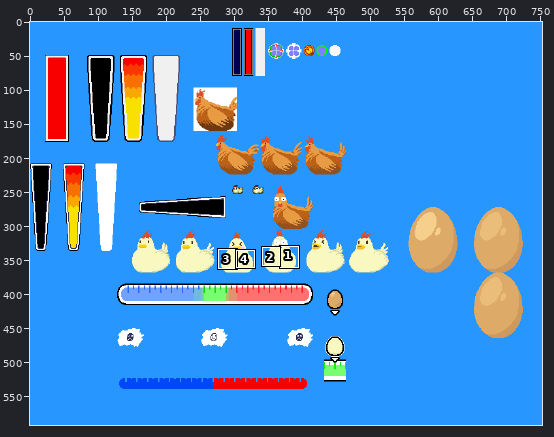
Two versions of one sprite sheet, assets/images/sprites_p.png. The picture above shows the old version from afar; the outline marks the close-up.
Close-up. The starting point:
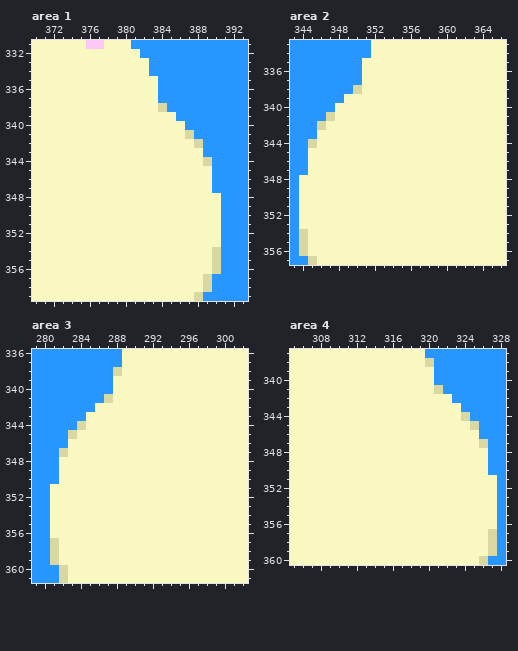
The file is 752x592 pixels. Colours within 5 levels of each other are drawn and written as one. Shown: area 1: x 370..393, y 331..359; area 2: x 343..366, y 333..357; area 3: x 279..302, y 336..361; area 4: x 305..328, y 337..360. The commit also changed other parts of the picture, which this record leaves out.
Once edited:
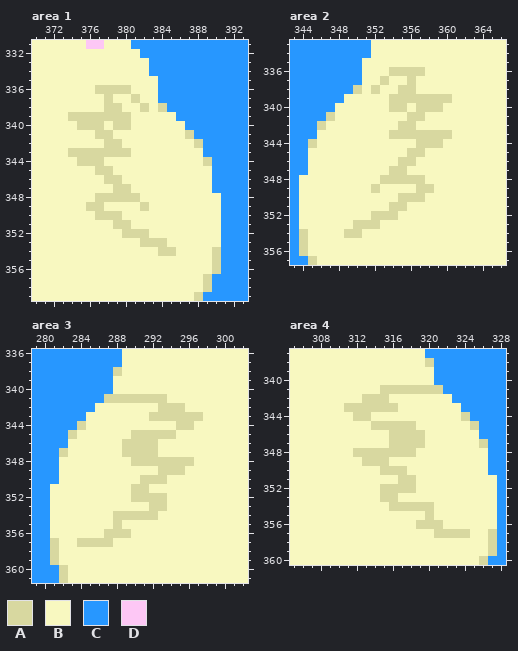
Palette (. is transparent): A #d8d8a0  B #f8f8c0  C #2797ff  D #fdc7f5
Diff:
Area 1:
y 336: x 377..380 BBBB -> AAAA
y 337: x 378 B -> A; x 381 B -> A
y 338: x 378..379 BB -> AA; x 382 B -> A
y 339: x 374..380 BBBBBBB -> AAAAAAA
y 340: x 375..377 BBB -> AAA; x 379..380 BB -> AA
y 341: x 377..378 BB -> AA
y 342: x 378..379 BB -> AA
y 343: x 374..380 BBBBBBB -> AAAAAAA
y 344: x 375..377 BBB -> AAA
y 345: x 377..378 BB -> AA
y 346: x 378..379 BB -> AA
y 347: x 379..380 BB -> AA
y 348: x 377..381 BBBBB -> AAAAA
y 349: x 376..377 BB -> AA; x 382 B -> A
y 350: x 377..379 BBB -> AAA
y 351: x 379..380 BB -> AA
y 352: x 380..382 BBB -> AAA
y 353: x 382..384 BBB -> AAA
y 354: x 384..385 BB -> AA
Area 2:
y 336: x 354..357 BBBB -> AAAA
y 337: x 353 B -> A; x 356 B -> A
y 338: x 352 B -> A; x 355..356 BB -> AA
y 339: x 354..360 BBBBBBB -> AAAAAAA
y 340: x 354..355 BB -> AA; x 357..359 BBB -> AAA
y 341: x 356..357 BB -> AA
y 342: x 355..356 BB -> AA
y 343: x 354..360 BBBBBBB -> AAAAAAA
y 344: x 357..359 BBB -> AAA
y 345: x 356..357 BB -> AA
y 346: x 355..356 BB -> AA
y 347: x 354..355 BB -> AA
y 348: x 353..357 BBBBB -> AAAAA
y 349: x 352 B -> A; x 357..358 BB -> AA
y 350: x 355..357 BBB -> AAA
y 351: x 354..355 BB -> AA
y 352: x 352..354 BBB -> AAA
y 353: x 350..352 BBB -> AAA
y 354: x 349..350 BB -> AA
Area 3:
y 341: x 288..293 BBBBBB -> AAAAAA
y 342: x 293..295 BBB -> AAA
y 343: x 292..297 BBBBBB -> AAAAAA
y 344: x 295..296 BB -> AA
y 345: x 290..294 BBBBB -> AAAAA
y 346..347: x 289..292 BBBB -> AAAA
y 348: x 290..296 BBBBBBB -> AAAAAAA
y 349: x 293..295 BBB -> AAA
y 350: x 291..293 BBB -> AAA
y 351: x 290..291 BB -> AA
y 352: x 290..293 BBBB -> AAAA
y 353: x 292..293 BB -> AA
y 354: x 288..292 BBBBB -> AAAAA
y 355: x 288 B -> A
y 356: x 287..289 BBB -> AAA
y 357: x 284..287 BBBB -> AAAA
Area 4:
y 341: x 315..320 BBBBBB -> AAAAAA
y 342: x 313..315 BBB -> AAA
y 343: x 311..316 BBBBBB -> AAAAAA
y 344: x 312..313 BB -> AA
y 345: x 314..318 BBBBB -> AAAAA
y 346..347: x 316..319 BBBB -> AAAA
y 348: x 312..318 BBBBBBB -> AAAAAAA
y 349: x 313..315 BBB -> AAA
y 350: x 315..317 BBB -> AAA
y 351: x 317..318 BB -> AA
y 352: x 315..318 BBBB -> AAAA
y 353: x 315..316 BB -> AA
y 354: x 316..320 BBBBB -> AAAAA
y 355: x 320 B -> A
y 356: x 319..321 BBB -> AAA
y 357: x 321..324 BBBB -> AAAA
